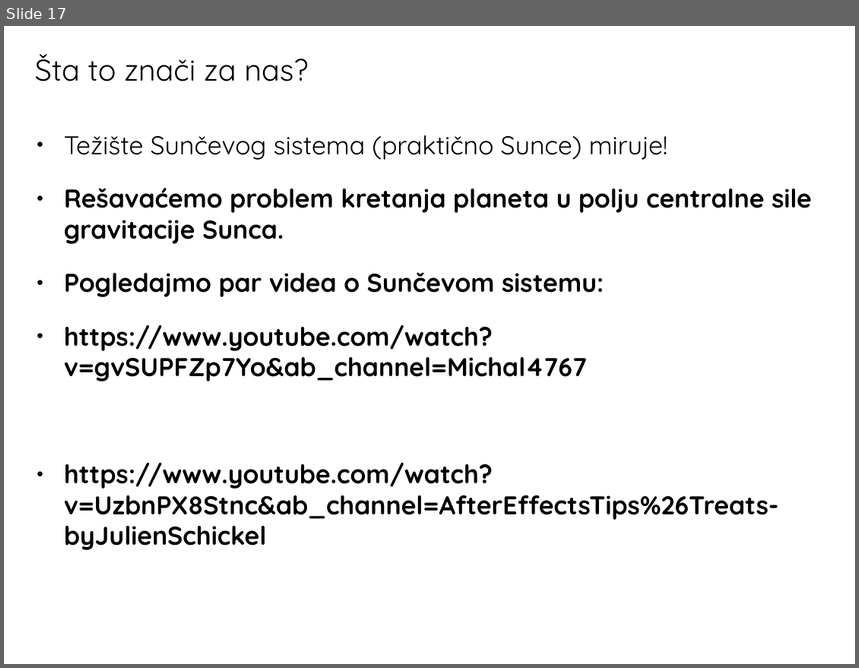
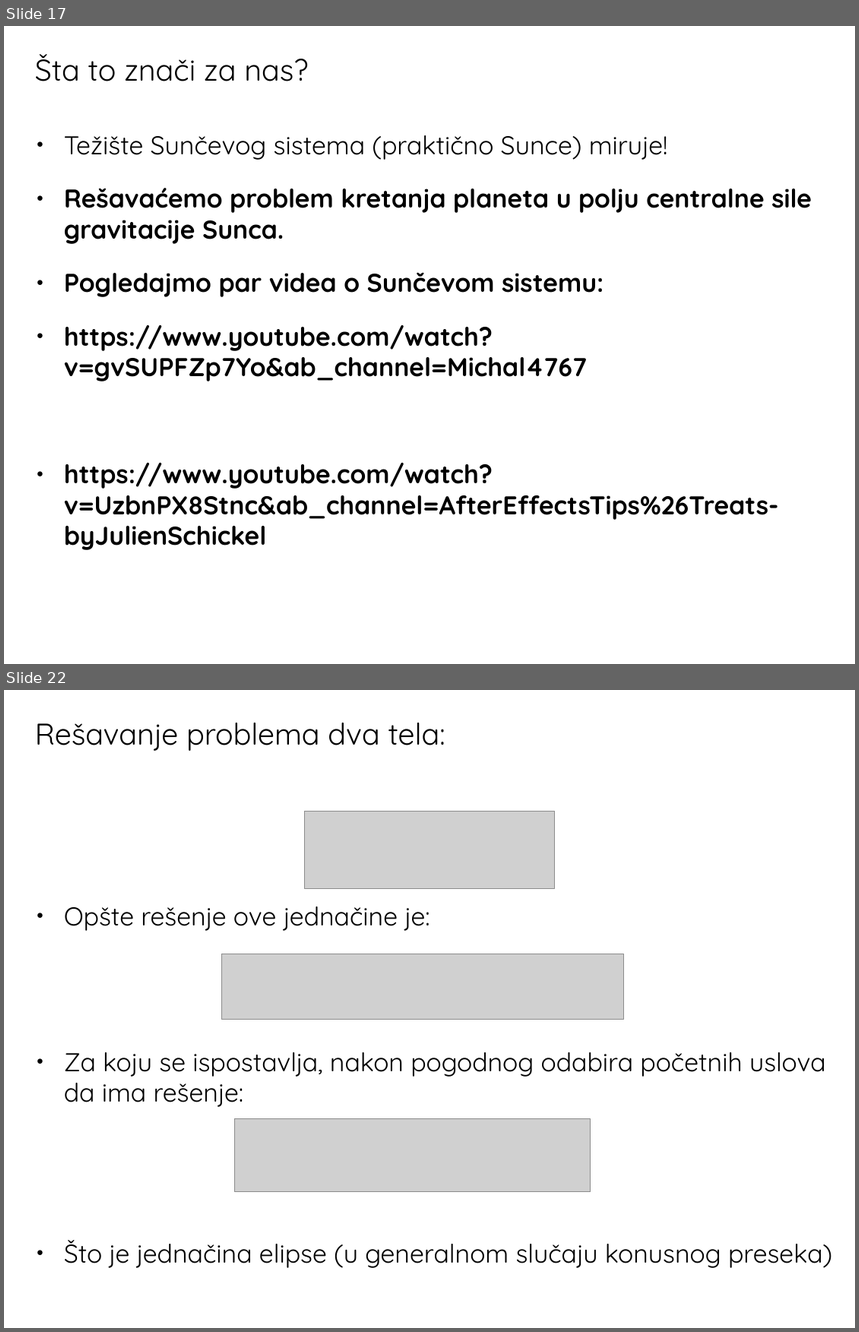
Before and after one commit to ivanzmilic/OPA22, a slide deck: Predavanje_04_keplerovi_zakoni.odp. Shown one above the other, each under a label of ours: slide 17 before the commit, slides 17 and 22 after it; the slides between them are not shown. The pictures are 859x668 and 859x1332 pixels, drawn with LibreOffice and Linux fonts; fonts in the diff are those of the drawing; grey boxes stand for pictures. Boxes give left, top, right and bottom in pixels: in the first picture for what was removed or moved away, otherwise in the second. Text is boxed around its words. In the diff, an @@ line names an element or a change of style, - is before the commit and + after.

```diff
--- a/Predavanje_04_keplerovi_zakoni.odp
+++ b/Predavanje_04_keplerovi_zakoni.odp
@@ slide 22 added at (4,690,855,1328), background #FFFFFF @@
@@ title added at (35,723,446,751), 28 pt, text #000000 @@
+Rešavanje problema dva tela:
@@ picture added at (304,812,555,888) @@
@@ text added at (64,907,832,1268), 24 pt, text #000000 @@
+● Opšte rešenje ove jednačine je:
+● Za koju se ispostavlja, nakon pogodnog odabira početnih uslova da ima rešenje:
+● Što je jednačina elipse (u generalnom slučaju konusnog preseka)
@@ picture added at (222,954,624,1019) @@
@@ picture added at (234,1119,590,1193) @@
```
Also in this commit, not shown: 1 slide changed, 4 other slides added, 1 other file.
